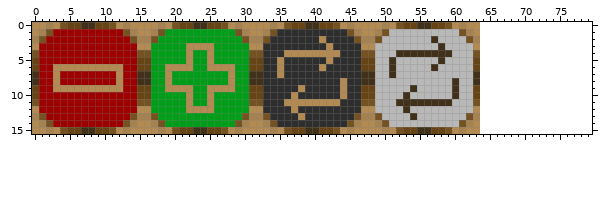
Sprite sheet -- Assets/Textures/UI/toggle2.png. Above, as it was before the edit.
The file is 64x16 pixels. The old version is drawn lined up with the new one, on the new canvas.
After:
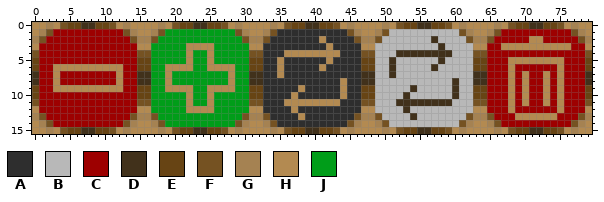
Palette (. is transparent): A #2e2e2e  B #b8b8b8  C #9d0000  D #41311b  E #674414  F #755222  G #a58252  H #b38a51  J #009d19
Edits made:
canvas 64x16 -> 80x16
Colour C now appears in row 1 at x 67 to 76; in row 2 at x 66 to 70 and 73 to 77; in row 3 at x 65 to 66 and 77 to 78; in row 4 at x 65 to 78; in row 5 at x 65 to 67 and 76 to 78; in row 6 at x 65 to 67, 69 to 74 and 76 to 78.
Colour C now appears in rows 7 to 11 at x 65 to 67, 69, 71 to 72, 74 and 76 to 78; in row 12 at x 65 to 67, 69 to 74 and 76 to 78; in row 13 at x 66 to 68 and 75 to 77; in row 14 at x 67 to 76.
Colour D now appears in row 0 at x 71 to 72; in rows 7 to 8 at x 64 and 79; in row 15 at x 71 to 72.
Colour E now appears in row 0 at x 69 to 70 and 73 to 74; in rows 5 to 6 at x 64 and 79; in rows 9 to 10 at x 64 and 79; in row 15 at x 69 to 70 and 73 to 74.
Colour F now appears in row 0 at x 68 and 75; in row 1 at x 66 and 77; in row 2 at x 65 and 78; in row 4 at x 64 and 79; in row 11 at x 64 and 79; in row 13 at x 65 and 78.
Colour F now appears in row 14 at x 66 and 77; in row 15 at x 68 and 75.
Colour G now appears in row 0 at x 66 and 77; in row 1 at x 65 and 78; in row 2 at x 64 and 79; in row 13 at x 64 and 79; in row 14 at x 65 and 78; in row 15 at x 66 and 77.
Colour H now appears in row 0 at x 64 to 65, 67, 76 and 78 to 79; in row 1 at x 64 and 79; in row 2 at x 71 to 72; in row 3 at x 64, 67 to 76 and 79; in row 5 at x 68 to 75; in row 6 at x 68 and 75.
Colour H now appears in rows 7 to 11 at x 68, 70, 73 and 75; in row 12 at x 64, 68, 75 and 79; in row 13 at x 69 to 74; in row 14 at x 64 and 79; in row 15 at x 64 to 65, 67, 76 and 78 to 79.
Boxes around the changes in both pictures, in picture pixels (x1, y1, x2, y2):
added: (480, 22, 592, 134)
